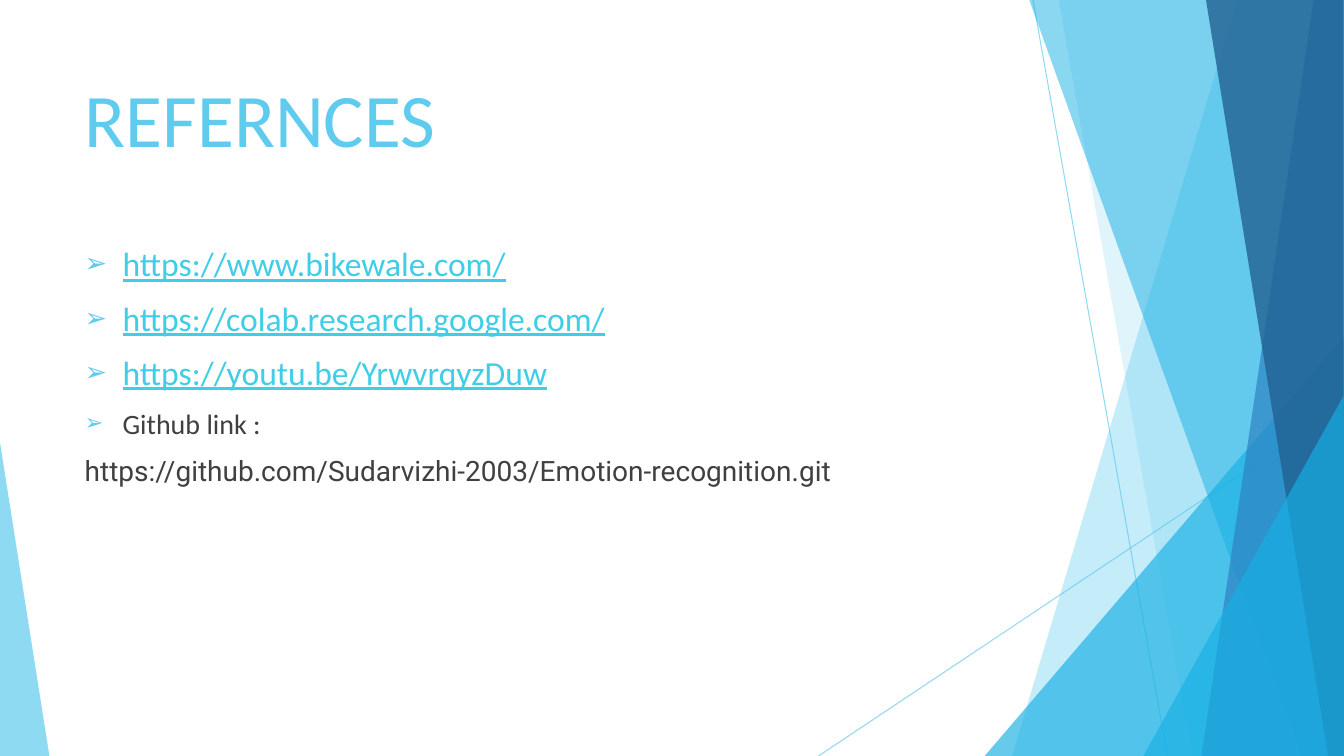
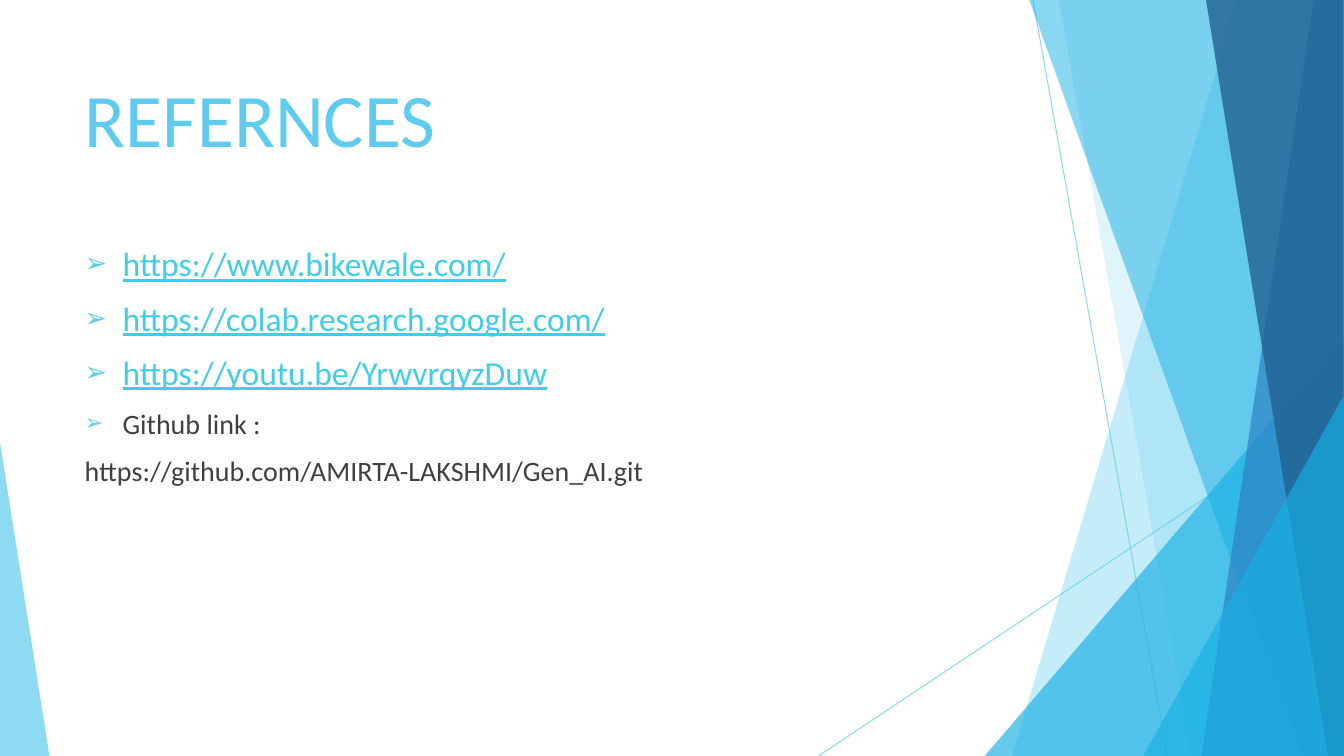
Before and after one commit to AMIRTA-LAKSHMI/Gen_AI, a slide deck: slide 13 of Website Sentimental Analysis.pptx. Drawn at 1344x756 pixels with LibreOffice and Linux fonts; fonts in the diff are those of the drawing. Boxes give left, top, right and bottom in pixels: in the first picture for what was removed or moved away, otherwise in the second. Text is boxed around its words. In the diff, an @@ line names an element or a change of style, - is before the commit and + after.

```diff
--- a/Website Sentimental Analysis.pptx
+++ b/Website Sentimental Analysis.pptx
@@ text at (x1=85, y1=461, x2=643, y2=486): text changed; font Roboto to Calibri @@
-https://github.com/Sudarvizhi-2003/Emotion-recognition.git
+https://github.com/AMIRTA-LAKSHMI/Gen_AI.git
```
Also in this commit, not shown: 4 other slides changed.
